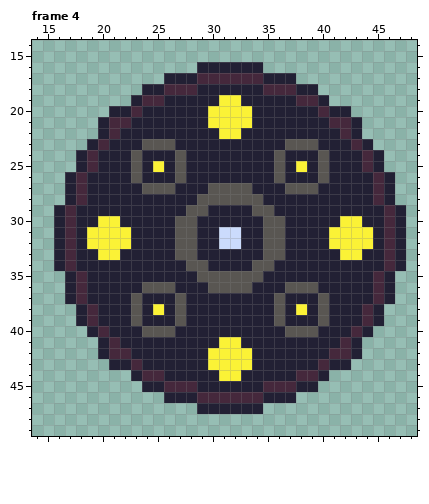
Pixel-art file: source_data/aseprite/ground_misc.aseprite. The picture above was drawn from the file before the commit.
64x64 pixels, 7 frames. Shown: frame 4: x 14..48, y 14..49.
Now the later version:
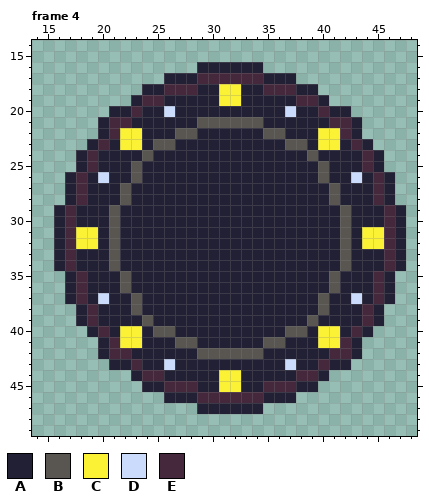
Palette (. is transparent): A #222034  B #595652  C #fbf236  D #cbdbfc  E #45283c
The edit:
Frame 4, layer "Layer 1":
Colour A replaces colour B in row 23 at x 24 and 39; in row 24 at x 23, 27, 36 and 40; in rows 25 to 26 at x 27 and 36; in row 27 at x 24 to 26, 30 to 33 and 37 to 39; in row 28 at x 29 to 34; in row 29 at x 28 to 29 and 34 to 35.
Colour A replaces colour B in rows 30 to 33 at x 27 to 28 and 35 to 36; in row 34 at x 28 to 29 and 34 to 35; in row 35 at x 29 to 34; in row 36 at x 24 to 26, 30 to 33 and 37 to 39; in rows 37 to 38 at x 27 and 36; in row 39 at x 23, 27, 36 and 40.
Colour A replaces colour B in row 40 at x 24 and 39.
Colour A replaces colour C in row 20 at x 30 to 33; in row 22 at x 31 to 32; in row 25 at x 25 and 38; in row 30 at x 20 and 43; in rows 31 to 32 at x 20, 22, 41 and 43; in row 33 at x 20 and 43.
Colour A replaces colour C in row 38 at x 25 and 38; in row 41 at x 31 to 32; in row 43 at x 30 to 33.
Colour A replaces colour D in rows 31 to 32 at x 31 to 32.
Colour B replaces colour A in row 21 at x 29 and 34; in row 22 at x 27 to 28 and 35 to 36; in row 24 at x 24 and 39; in rows 27 to 28 at x 22 and 41; in row 29 at x 21 and 42; in row 34 at x 21 and 42.
Colour B replaces colour A in rows 35 to 36 at x 22 and 41; in row 39 at x 24 and 39; in row 41 at x 27 to 28 and 35 to 36; in row 42 at x 29 and 34.
Colour B replaces colour C in row 21 at x 30 to 33; in rows 30 to 33 at x 21 and 42; in row 42 at x 30 to 33.
Colour C replaces colour A in row 18 at x 31 to 32; in rows 22 to 23 at x 22 to 23 and 40 to 41; in rows 31 to 32 at x 18 and 45; in rows 40 to 41 at x 22 to 23 and 40 to 41; in row 45 at x 31 to 32.
Colour D replaces colour A in row 20 at x 26 and 37; in row 26 at x 20 and 43; in row 37 at x 20 and 43; in row 43 at x 26 and 37.
Changed places in both pictures, as pixel boxes (x1, y1, x2, y2):
changed: (76, 84, 384, 392)
